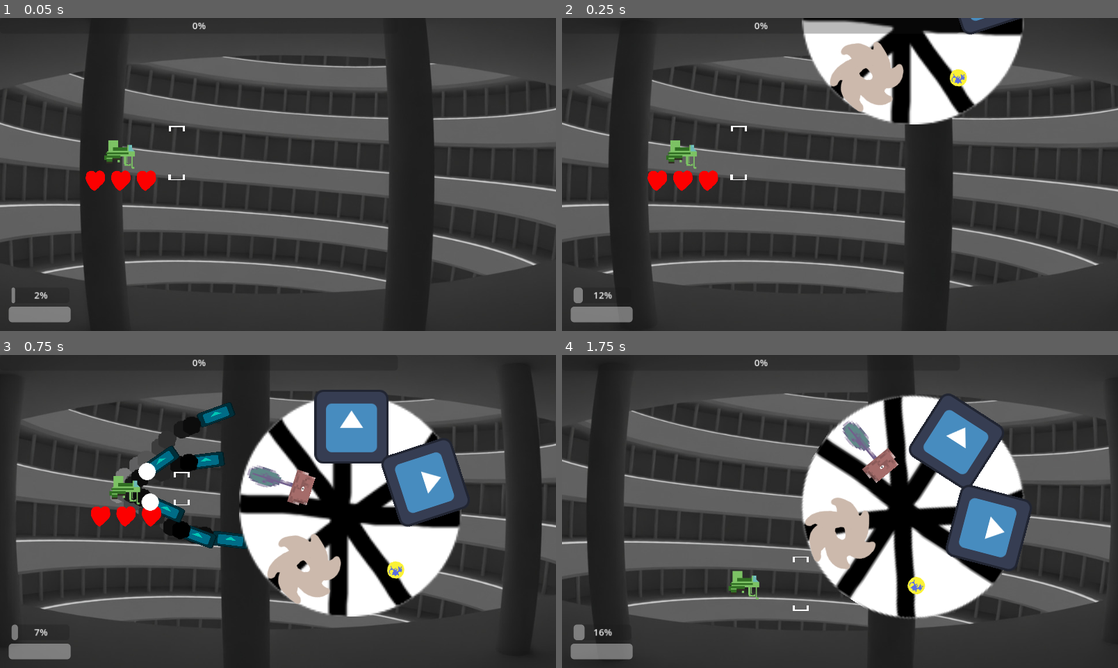
Above: before the commit, frames 1-4 (two rows, left to right).
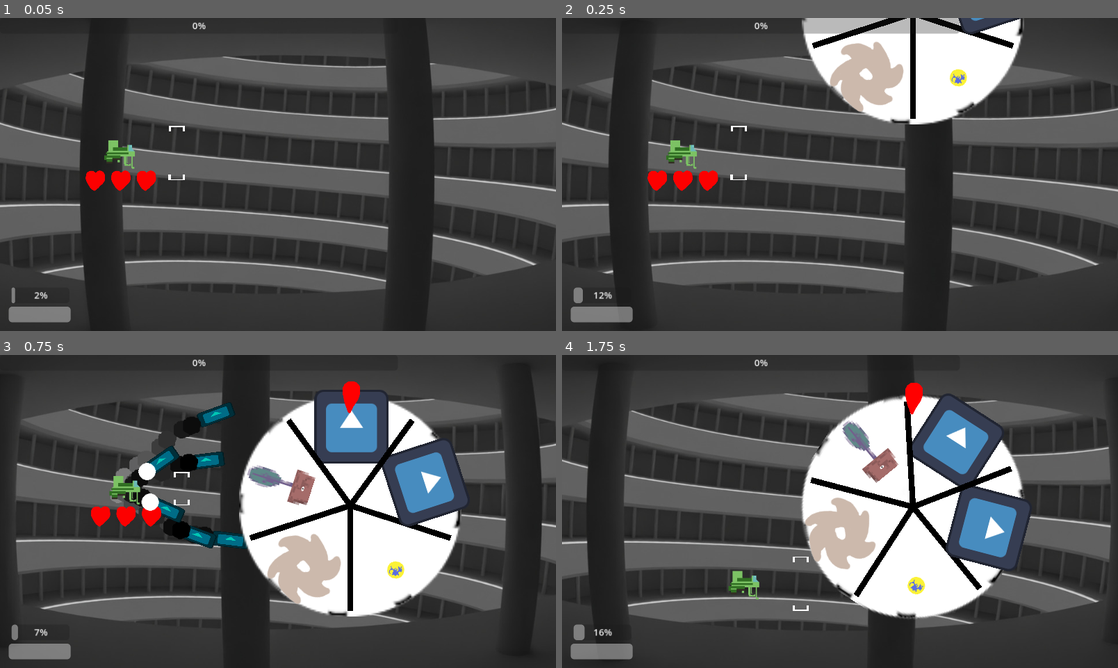
Above: after the commit, the same moments.

Repository: klianc09/bossrushcollab
Game: Godot game, scene res://test.tscn
Two runs of this game, one before a commit and one after it. Both use one fixed random seed, a clock stepped at 60 frames per second and the inputs below. The engine's default icon, where the game draws it, is replaced by a stand-in: a white triangle on a blue panel in a dark square.
Inputs (mouse positions are in pixels of both pictures, inside the frame that each line leads up to):
- Up to frame 1 (0.05 s): no input
- Up to frame 2 (0.25 s): no input
- Up to frame 3 (0.75 s): move the mouse to (400, 495) at 0.52 s; press the mouse at (400, 495) at 0.53 s; hold Right (ui_right) from 0.53 s (still down)
- Up to frame 4 (1.75 s): move the mouse to (728, 527) at 1.27 s; release Right (ui_right) at 1.28 s; release the mouse at (728, 527) at 1.28 s; hold Down (ui_down) from 1.28 s (still down); click (728, 527) at 1.35 s

Frame 1 is identical in both runs. In frame 2, 3.5% of the frame differs, in the area x 43-83%, y 0-34%; in frame 3, 6.8%, in the area x 43-83%, y 8-83%; in frame 4, 6.8%.

Commit message:
Make wheel more pretty

Diff:
--- a/test.tscn
+++ b/test.tscn
@@ -97,6 +97,7 @@
 [ext_resource type="Texture2D" uid="uid://b3lf6juuvkjxw" path="res://base/bg/0081.jpg" id="87_fmcrr"]
 [ext_resource type="Script" path="res://player/heart_container.gd" id="89_f5ftk"]
 [ext_resource type="Texture2D" uid="uid://pc43q7qmjelq" path="res://player/gfx/heart.png" id="90_ml6uh"]
+[ext_resource type="Texture2D" uid="uid://dwyt0nslh4t8b" path="res://base/gfx/wheel_pointer.png" id="98_iygmo"]
 
 [sub_resource type="SpriteFrames" id="SpriteFrames_ropve"]
 animations = [{
@@ -493,18 +494,24 @@
 boss_name = "Wheel Of Unfortune"
 damageMultiplier = 0.0
 
-[node name="wheelbg" type="Sprite2D" parent="WheelOfUnfortune"]
+[node name="rotate" type="Node2D" parent="WheelOfUnfortune"]
+
+[node name="wheelbg" type="Sprite2D" parent="WheelOfUnfortune/rotate"]
 scale = Vector2(3, 3)
 texture = ExtResource("10_uqdqv")
+
+[node name="Icons" type="Node2D" parent="WheelOfUnfortune/rotate"]
 
 [node name="Icon" type="Sprite2D" parent="WheelOfUnfortune"]
 position = Vector2(2, -136)
 texture = ExtResource("10_6hmjx")
 
+[node name="line" type="Line2D" parent="WheelOfUnfortune"]
+points = PackedVector2Array(0, 0, 0, -182)
+default_color = Color(0, 0, 0, 1)
+
 [node name="CollisionShape2D" type="CollisionShape2D" parent="WheelOfUnfortune"]
 shape = SubResource("CircleShape2D_s1ep4")
-
-[node name="Icons" type="Node2D" parent="WheelOfUnfortune"]
 
 [node name="clickSfx" type="AudioStreamPlayer" parent="WheelOfUnfortune"]
 stream = SubResource("AudioStreamRandomizer_nwoc5")
@@ -516,8 +523,14 @@
 max_polyphony = 16
 bus = &"SFX"
 
+[node name="WheelPointer" type="Sprite2D" parent="WheelOfUnfortune"]
+position = Vector2(0, -201)
+scale = Vector2(0.5, 0.5)
+texture = ExtResource("98_iygmo")
+offset = Vector2(-2, 22)
+
 [connection signal="charge_change" from="player" to="CanvasLayer/hud" method="_on_player_charge_change"]
+[connection signal="health_change" from="player" to="player/HeartContainer" method="_on_player_health_change"]
 [connection signal="health_change" from="player" to="CanvasLayer/hud" method="_on_player_health_change"]
-[connection signal="health_change" from="player" to="player/HeartContainer" method="_on_player_health_change"]
 [connection signal="timeout" from="NextBossTimer" to="." method="_on_next_boss_timer_timeout"]
 [connection signal="locked_in" from="WheelOfUnfortune" to="." method="_on_wheel_of_unfortune_locked_in"]
--- a/wheel_of_unfortune.gd
+++ b/wheel_of_unfortune.gd
@@ -14,8 +14,13 @@
 var wheel_segments
 var current_segment = 0
 
+var pointer_wiggle = 0.0
+
 @onready
 var anchor = position
+
+@onready
+var iconsContainer = $rotate/Icons
 
 ## The wheel stopped spinning and has selected the next boss
 signal locked_in(boss: Enemy)
@@ -44,7 +49,8 @@
 	self.list_of_bosses = list_of_bosses
 	wheel_segments = {}
 	$Icon.visible = true
-	for node in $Icons.get_children():
+	$line.visible = true
+	for node in iconsContainer.get_children():
 		node.queue_free()
 	var i = 0
 	for boss in list_of_bosses:
@@ -56,10 +62,14 @@
 			boss_icon = load("res://icon.svg")
 		icon.texture = boss_icon
 		icon.rotation = radians
-		$Icons.add_child(icon)
+		iconsContainer.add_child(icon)
 		wheel_segments[boss] = radians
 		i += 1
+		var line = $line.duplicate()
+		line.rotation = deg_to_rad((i+0.5) * 360.0 / len(list_of_bosses))
+		iconsContainer.add_child(line)
 	$Icon.visible = false
+	$line.visible = false
 	has_been_pushed = false
 	locked = false
 
@@ -70,15 +80,20 @@
 	rotate_speed = move_toward(rotate_speed, 0, rotate_slowdown * delta)
 	rotate_speed *= 1 / (1 + rotate_friction * delta)
 	var halfSegmentAngle = deg_to_rad(180.0 / len(list_of_bosses))
-	rotation += rotate_speed * delta
-	var new_segment = (-rotation - halfSegmentAngle) / (halfSegmentAngle * 2)
+	$rotate.rotation += rotate_speed * delta
+	var new_segment = (-$rotate.rotation - halfSegmentAngle) / (halfSegmentAngle * 2)
 	new_segment = posmod(new_segment, len(list_of_bosses))
 	if current_segment != new_segment:
 		$clickSfx.play()
+		if (pointer_wiggle <= 0):
+			pointer_wiggle = 1
+			var tween = get_tree().create_tween()
+			tween.tween_property(self, "pointer_wiggle", 0.0, 0.2).set_ease(Tween.EASE_IN).set_trans(Tween.TRANS_QUAD) # for some reason this tween does not work as I want it to???
 	current_segment = new_segment
 	if rotate_speed <= 0 and has_been_pushed and not locked:
 		locked = true
 		locked_in.emit(list_of_bosses[current_segment])
+	$WheelPointer.rotation = -pointer_wiggle
 
 func damage(amount):
 	if locked or invincible:
Binary file changed: base/gfx/wheel.png
Binary file added: base/gfx/wheel_pointer.png
Not shown, added: base/gfx/wheel_pointer.png.import
Not shown: 1 places in test.tscn that only renumber resources
